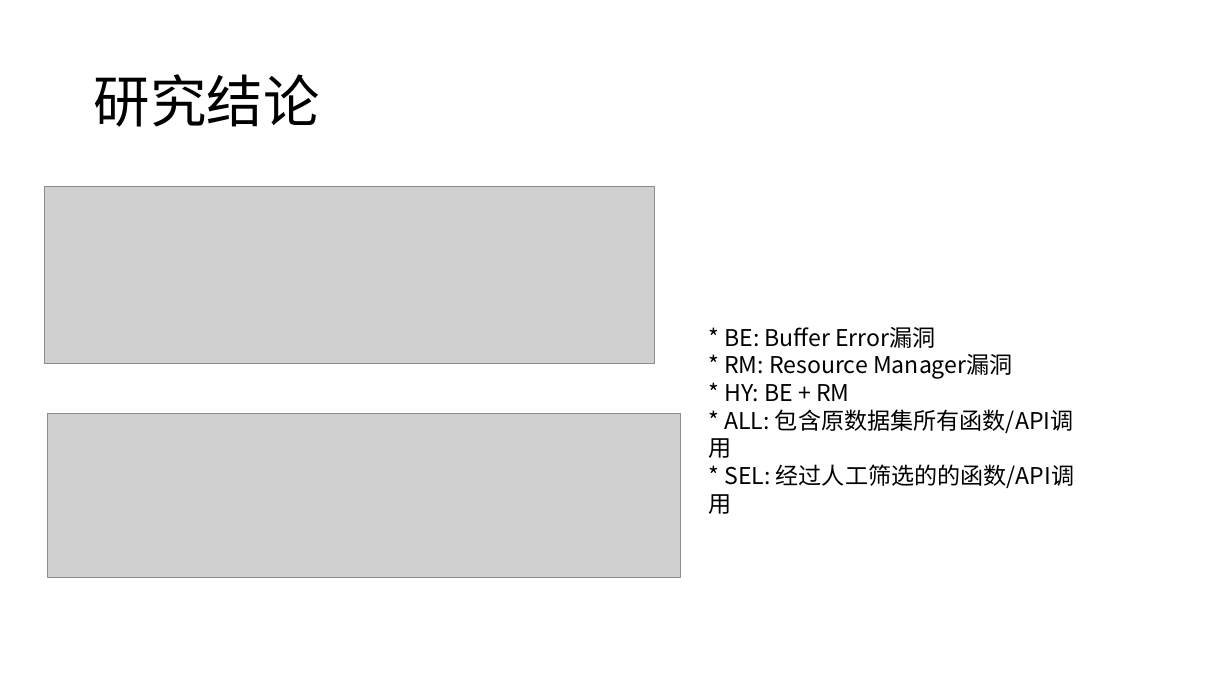
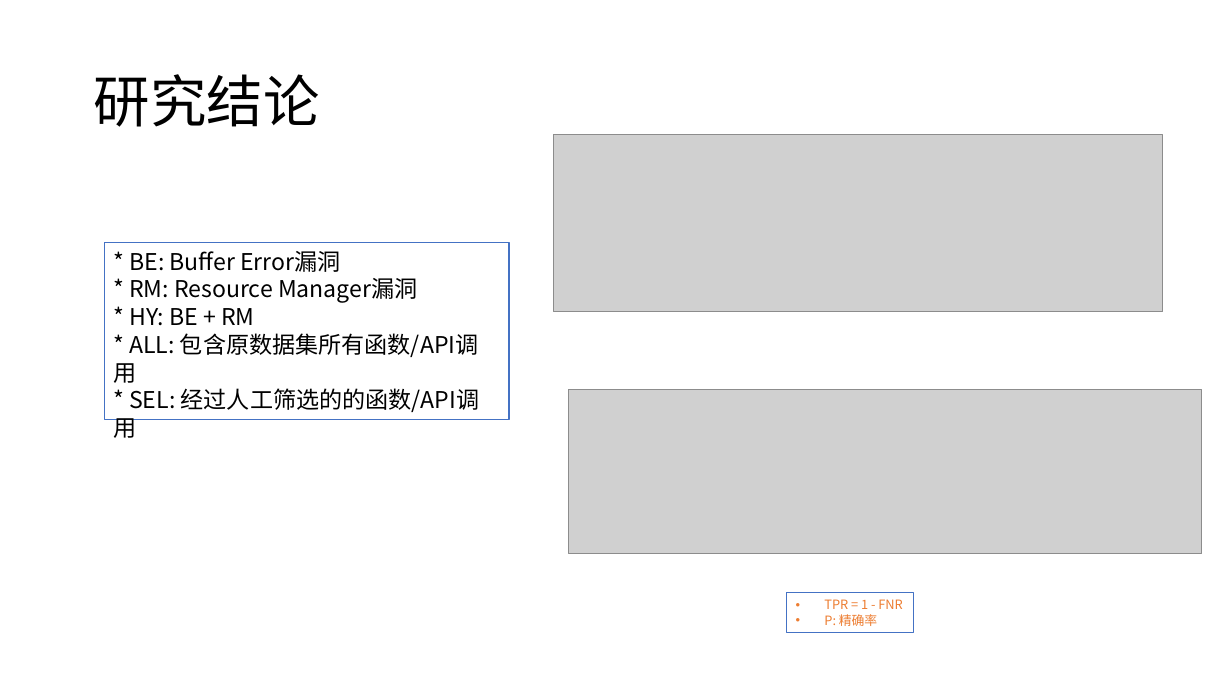
Before and after one commit to kevinva/paperReport, a slide deck: slide 9 of presentation/hezhi_vuldeepecker_sysevr.pptx (slide 8 before the commit). Drawn at 1232x693 pixels with LibreOffice and Linux fonts; fonts in the diff are those of the drawing; grey boxes stand for pictures. Boxes give left, top, right and bottom in pixels: in the first picture for what was removed or moved away, otherwise in the second. Text is boxed around its words. In the diff, an @@ line names an element or a change of style, - is before the commit and + after.

```diff
--- a/presentation/hezhi_vuldeepecker_sysevr.pptx
+++ b/presentation/hezhi_vuldeepecker_sysevr.pptx
@@ picture: place and size @@
-picture at (44, 187, 654, 364)
+picture at (554, 135, 1164, 312)
@@ rectangle "* BE: Buffer Error漏洞": place and size @@
-rectangle "* BE: Buffer Error漏洞" at (724, 327, 1075, 488)
+rectangle "* BE: Buffer Error漏洞" at (104, 242, 509, 420)
@@ rectangle "* BE: Buffer Error漏洞" at (104, 242, 509, 420): outline none to #4472C4 1 pt @@
@@ picture: place and size @@
-picture at (47, 413, 680, 578)
+picture at (569, 389, 1202, 554)
@@ rectangle added at (787, 592, 914, 633), outline #4472C4 1 pt, 10 pt, text #ED7D31 @@
+• TPR = 1 - FNR
+• P: 精确率
```
Also in this commit, not shown: 5 other slides changed, 1 slide added, 1 other file.
